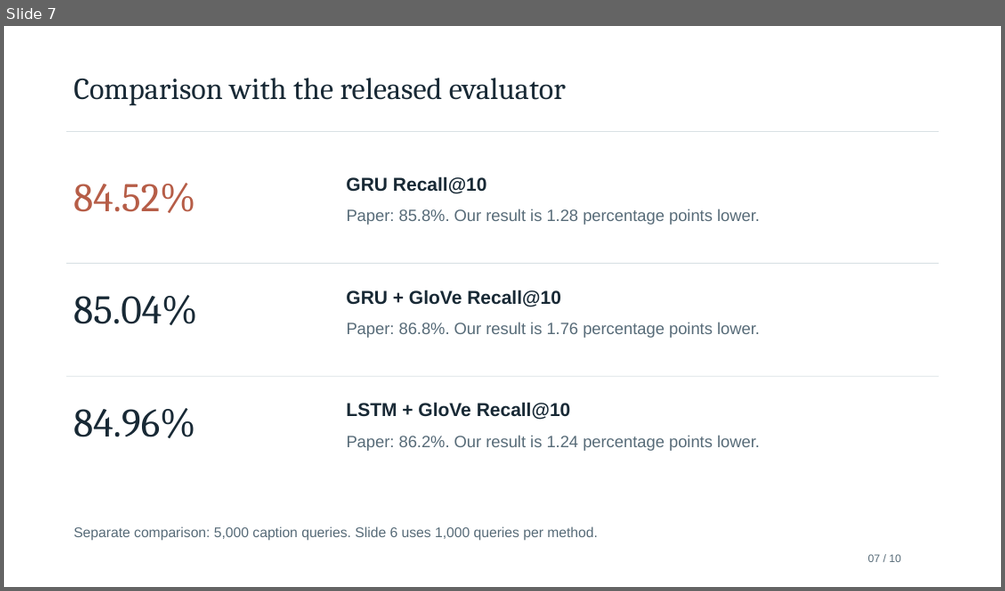
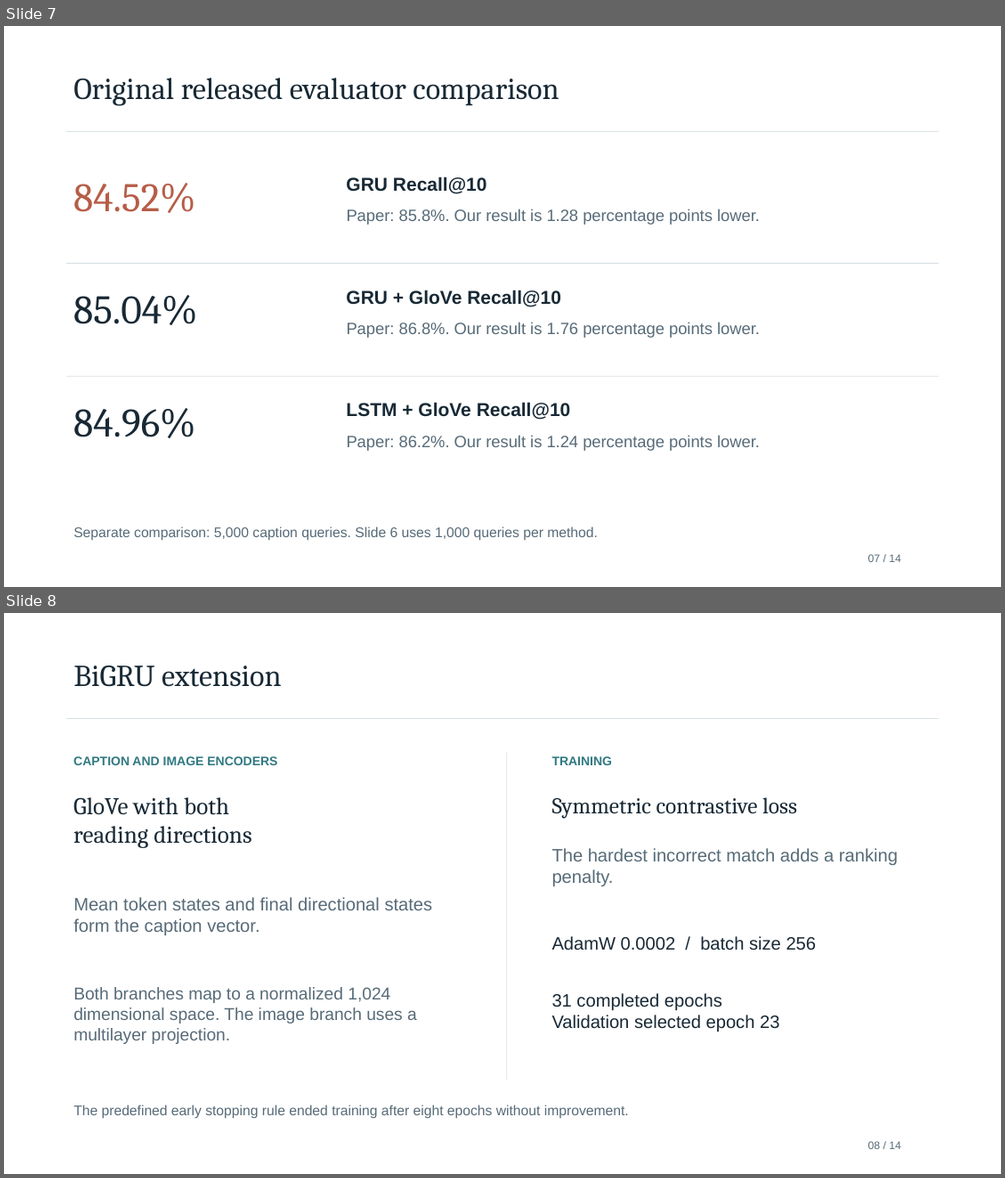
Before and after one commit to kishansaaai/ML_PROJECT, a slide deck: ML_PROJECT_review.pptx. Shown one above the other, each under a label of ours: slide 7 before the commit, slides 7 and 8 after it. The pictures are 1005x591 and 1005x1178 pixels, drawn with LibreOffice and Linux fonts; fonts in the diff are those of the drawing. Boxes give left, top, right and bottom in pixels: in the first picture for what was removed or moved away, otherwise in the second. Text is boxed around its words. In the diff, an @@ line names an element or a change of style, - is before the commit and + after.

Commit message:
Add validated retrieval improvement and update final presentation and write up

```diff
--- a/ML_PROJECT_review.pptx
+++ b/ML_PROJECT_review.pptx
@@ slide 8 added at (4,613,1001,1174), background #FFFFFF @@
@@ text added at (73,666,281,687), 29.2 pt, text #182935 @@
+BiGRU extension
@@ rectangle added at (66,718,938,719), fill #D9E1E4 @@
@@ text added at (73,756,277,765), 12 pt, text #317982, bold @@
+CAPTION AND IMAGE ENCODERS
@@ rectangle added at (507,752,507,1079), fill #D9E1E4 @@
@@ text added at (552,756,613,765), 12 pt, text #317982, bold @@
+TRAINING
@@ text added at (73,797,251,848), 23.2 pt, text #182935 @@
+GloVe with both
+reading directions
@@ text added at (552,797,797,819), 21.8 pt, text #182935 @@
+Symmetric contrastive loss
@@ text added at (552,848,898,886), 17.2 pt, text #576B78 @@
+The hardest incorrect match adds a ranking penalty.
@@ text added at (73,897,433,935), 17.2 pt, text #576B78 @@
+Mean token states and final directional states form the caption vector.
@@ text added at (552,936,817,950), 17.2 pt, text #182935 @@
+AdamW 0.0002 / batch size 256
@@ text added at (73,987,417,1044), 16.5 pt, text #576B78 @@
+Both branches map to a normalized 1,024 dimensional space. The image branch uses a multilayer projection.
@@ text added at (552,993,779,1031), 17.2 pt, text #182935 @@
+31 completed epochs
+Validation selected epoch 23
@@ text added at (73,1104,629,1119), 13.5 pt, text #576B78 @@
+The predefined early stopping rule ended training after eight epochs without improvement.
@@ text added at (868,1141,901,1149), 10.5 pt, text #576B78 @@
+08 / 14
@@ slide 7 changed as well @@
@@ text at (73,78,558,105): text changed @@
-Comparison with the released evaluator
+Original released evaluator comparison
@@ text at (868,554,901,562): text changed @@
-07 / 10
+07 / 14
```
Also in this commit, not shown: 7 other slides changed, 5 other slides added, 2 slides removed, 13 other files.
